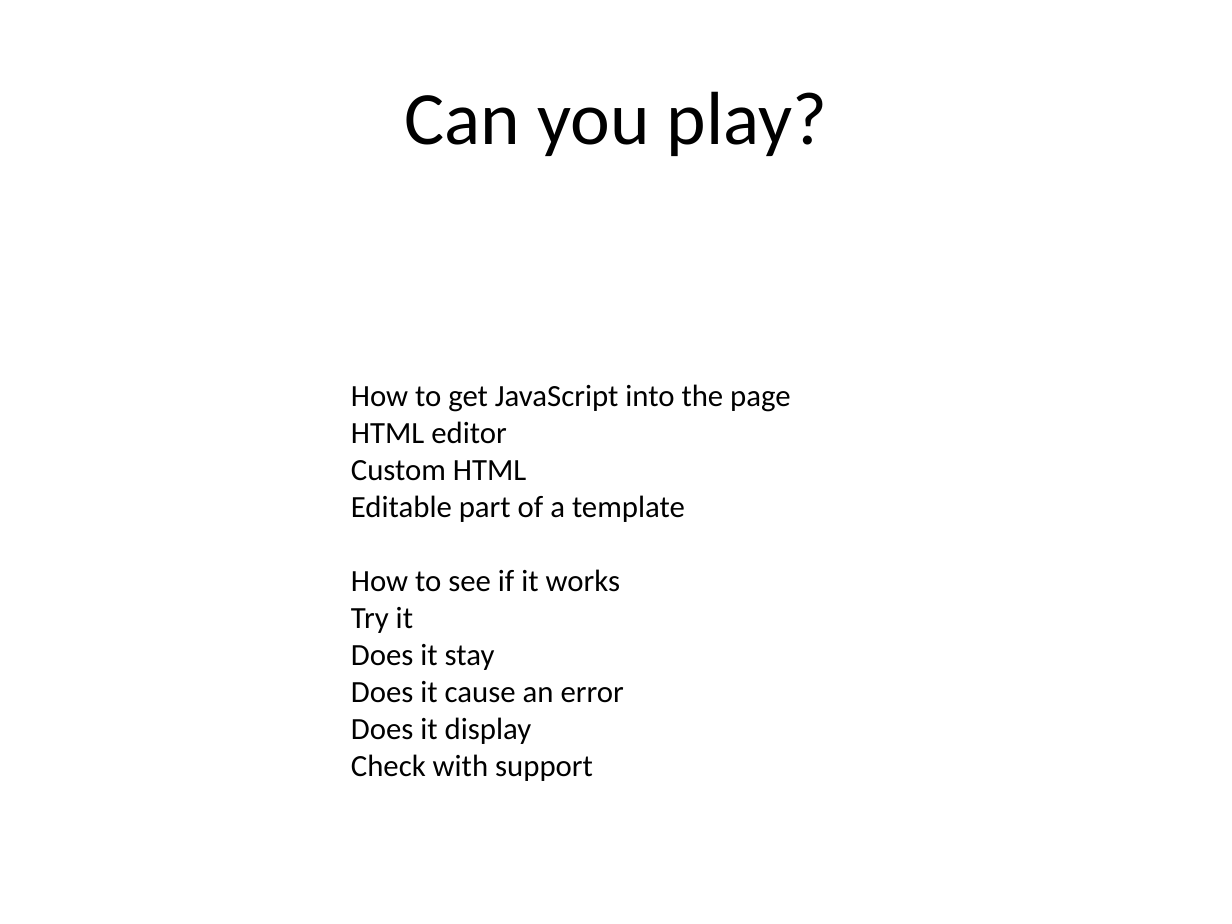
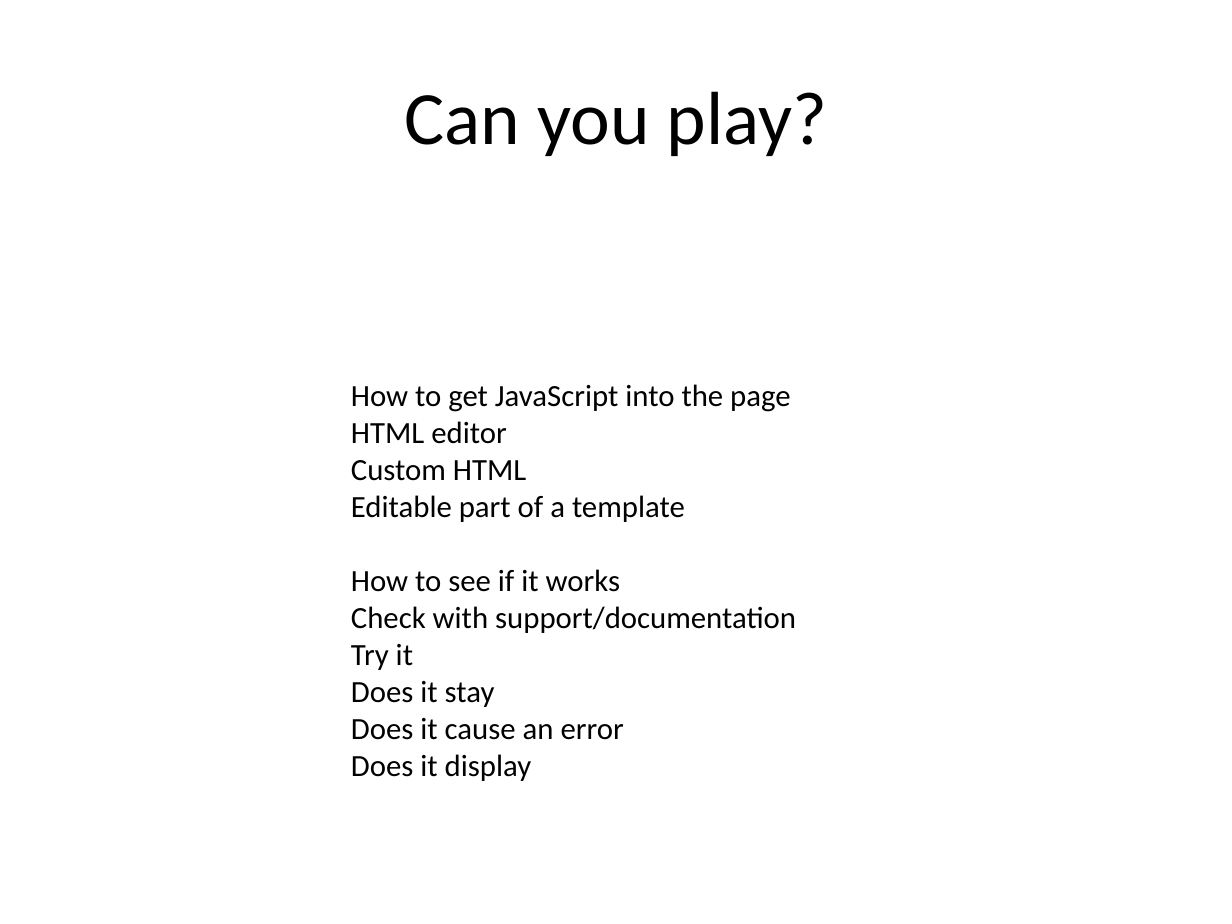
Before and after one commit to paul-burtness/webdevmojo, a slide deck: slide 7 of webdevmojo.pptx. Drawn at 1232x924 pixels with LibreOffice and Linux fonts; fonts in the diff are those of the drawing. Boxes give left, top, right and bottom in pixels: in the first picture for what was removed or moved away, otherwise in the second. Text is boxed around its words. In the diff, an @@ line names an element or a change of style, - is before the commit and + after.

```diff
--- a/webdevmojo.pptx
+++ b/webdevmojo.pptx
@@ text at (x1=351, y1=606, x2=796, y2=633): paragraph added @@
+Check with support/documentation
@@ text at (x1=351, y1=754, x2=593, y2=781): paragraph removed @@
-Check with support
```
Also in this commit, not shown: 5 other slides changed, 2 slides added.
